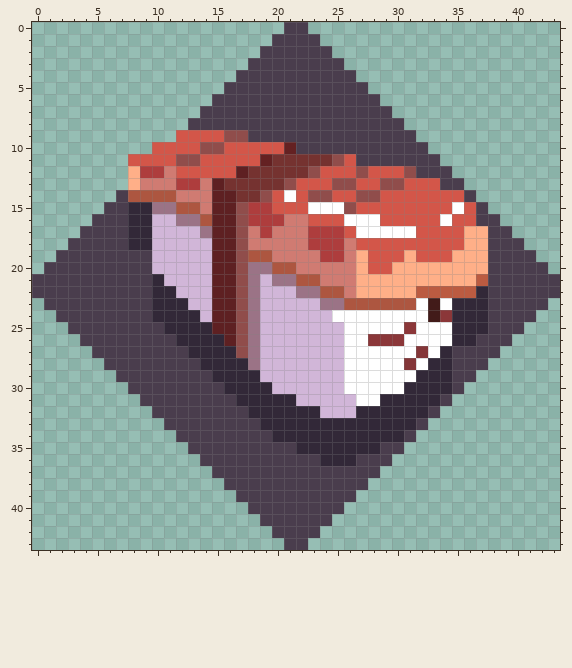
Edited in one commit: pixel-art sprite (res/UI/CharacterSelect/Thumb09.png). That is the earlier state.
The file is 44x44 pixels. Colours within 5 levels of each other are drawn and written as one.
After the commit:
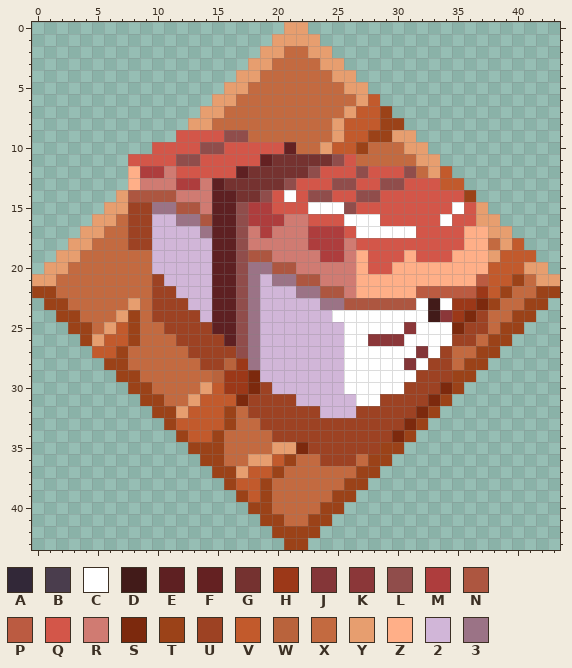
Palette (. is transparent): A #322838  B #4a3d4d  C #ffffff  D #421b19  E #5e2022  F #642122  G #753230  H #9c3818  J #843638  K #8b3739  L #904d4b  M #ae3d3d  N #ad5640  P #bb5b41  Q #d35649  R #d07b72  S #7c290d  T #9b4218  U #9d4223  V #c25a2c  W #b9633c  X #c36a40  Y #e79e6f  Z #ffaf88  2 #d1b6d8  3 #9b7386
The edit:
Changed rows in their new state; - is an unchanged pixel.
first column x 0:
 0 ---------------------YY---------------------
 1 --------------------YYYY--------------------
 2 -------------------YYXXYY-------------------
 3 ------------------YYXXXXYY------------------
 4 -----------------YYXXXXXXYY-----------------
 5 ----------------YYXXXXXXXXYY----------------
 6 ---------------YYXXXXXXXXXXYV---------------
 7 --------------YYXXXXXXXXXXYVVT--------------
 8 -------------YYXXXXXXXXXXYVVVTT-------------
 9 ------------------XXXXXXXYVVTTYY------------
10 ----------------------XXYVVTXXXYY-----------
11 ---------------------------XXXXXYY----------
12 --------------------------------XYV---------
13 ----------------------------------VV--------
14 -------Y----------------------------T-------
15 ------YYUU---------------------------Y------
16 -----YYXUU---------------------------YY-----
17 ----YYXXUU----------------------------YY----
18 ---YYXXXUU----------------------------XYV---
19 --YYXXXXXX----------------------------YVVV--
20 -YYXXXXXXX----------------------------VVVYY-
21 YYXXXXXXXXU---------------------------VVTXYY
22 TTXXXXXXXXUU-------------------------HVTXXTT
23 -TTXXXXXYXUUU----------------------HHSTXXTT-
24 --TTXXXYTXUUUU---------------------HSUXXTT--
25 ---TTXYVTXXUUUU--------------------SUUXTT---
26 ----TYVVTXXXUUUU-------------------UUXTT----
27 -----VVTXXXXXUUUU-----------------UXXTT-----
28 ------TTXXXXXXUUWH---------------UUXTT------
29 -------TTXXXXXXWHHS-------------UUUTT-------
30 --------TTXXXXYVHHSU-----------UUUST--------
31 ---------TTXXYVVVSUUUU-------UUUUST---------
32 ----------TTYVVVTXUUUUUU---UUUUUST----------
33 -----------TVVVVTXXUUUUUUUUUUUUST-----------
34 ------------TVVTXXXXUUUUUUUUUUST------------
35 -------------TTTXXXXYYSUUUUUUTT-------------
36 --------------TTXXYYVTXXUUUXTT--------------
37 ---------------TTYVVTXXXXXXTT---------------
38 ----------------TVVTXXXXXXTT----------------
39 -----------------TVTXXXXXTT-----------------
40 ------------------TTXXXXTT------------------
41 -------------------TTXXTT-------------------
42 --------------------TTTT--------------------
43 ---------------------TT---------------------
Boxes around the changes in both pictures, in picture pixels (x1, y1, x2, y2):
changed: (32, 22, 560, 550)
